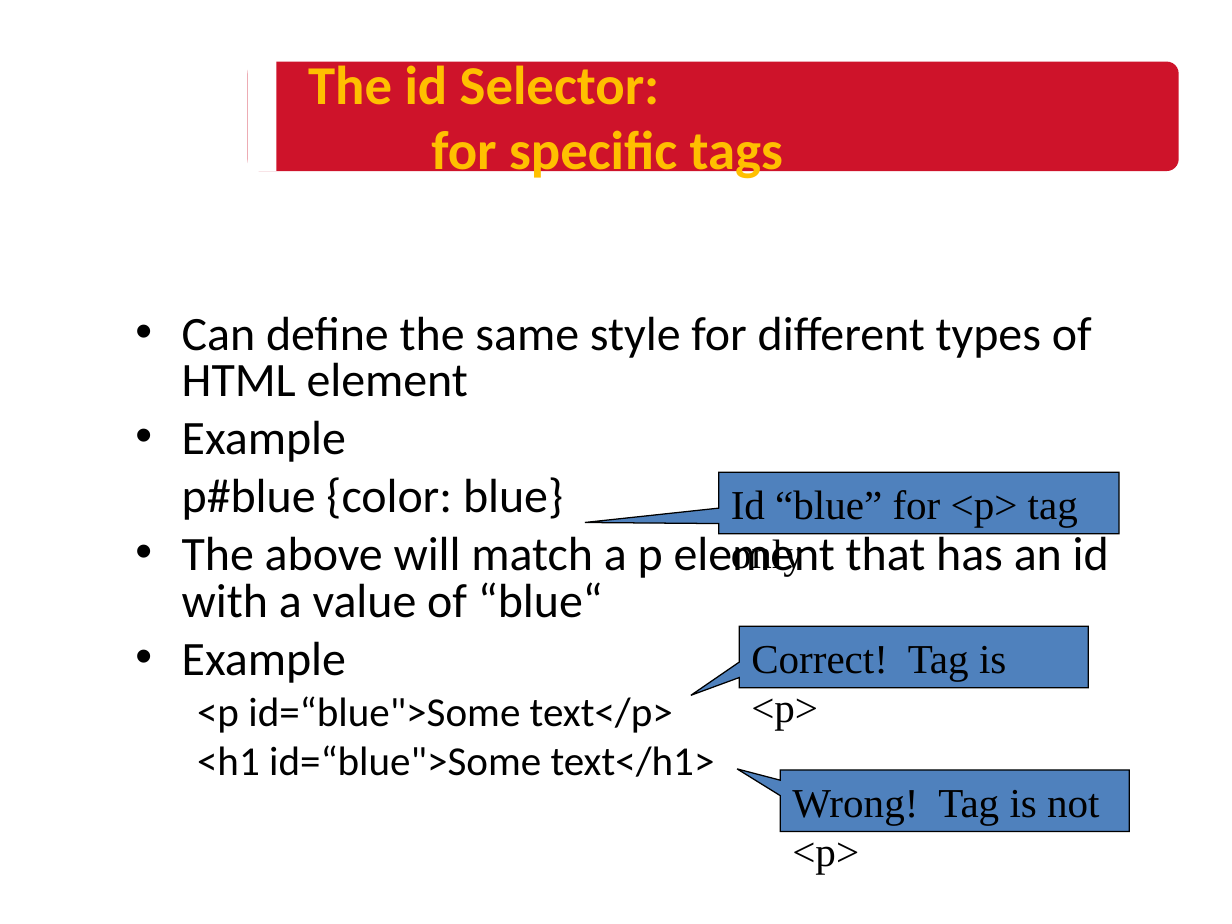
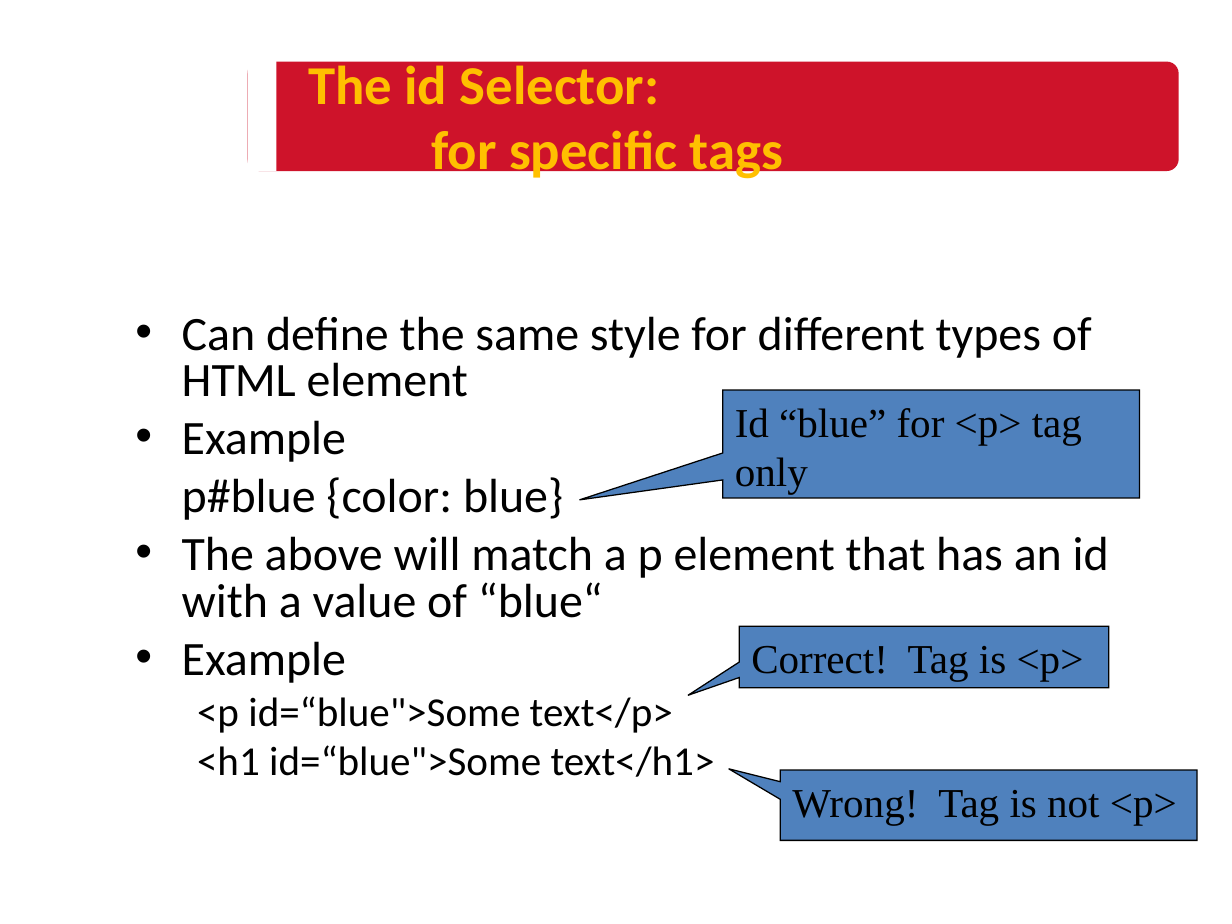
Before and after one commit to HUANGXUANKUN/Personal-Blog, a slide deck: slide 19 of NUS WPA - Copy/Lesson3/lesson3 Slide.ppt. Drawn at 1232x924 pixels with LibreOffice and Linux fonts; fonts in the diff are those of the drawing; background and template pictures are left out. Boxes give left, top, right and bottom in pixels: in the first picture for what was removed or moved away, otherwise in the second. Text is boxed around its words. In the diff, an @@ line names an element or a change of style, - is before the commit and + after.

```diff
--- a/NUS WPA - Copy/Lesson3/lesson3 Slide.ppt
+++ b/NUS WPA - Copy/Lesson3/lesson3 Slide.ppt
@@ speech box "Id “blue” for <p> tag ..." resized from (x1=718, y1=472, x2=1119, y2=533) to (x1=723, y1=391, x2=1140, y2=499) @@
@@ speech box "Id “blue” for <p> tag ..." at (x1=723, y1=391, x2=1140, y2=499): proportions changed @@
@@ speech box "Correct! Tag is <p>" resized from (x1=739, y1=626, x2=1088, y2=687) to (x1=739, y1=626, x2=1109, y2=687) @@
@@ speech box "Wrong! Tag is not <p>" resized from (x1=780, y1=770, x2=1129, y2=832) to (x1=780, y1=770, x2=1196, y2=840) @@
```
Also in this commit, not shown: 6 other slides changed, 5 slides added, 10 other files.
